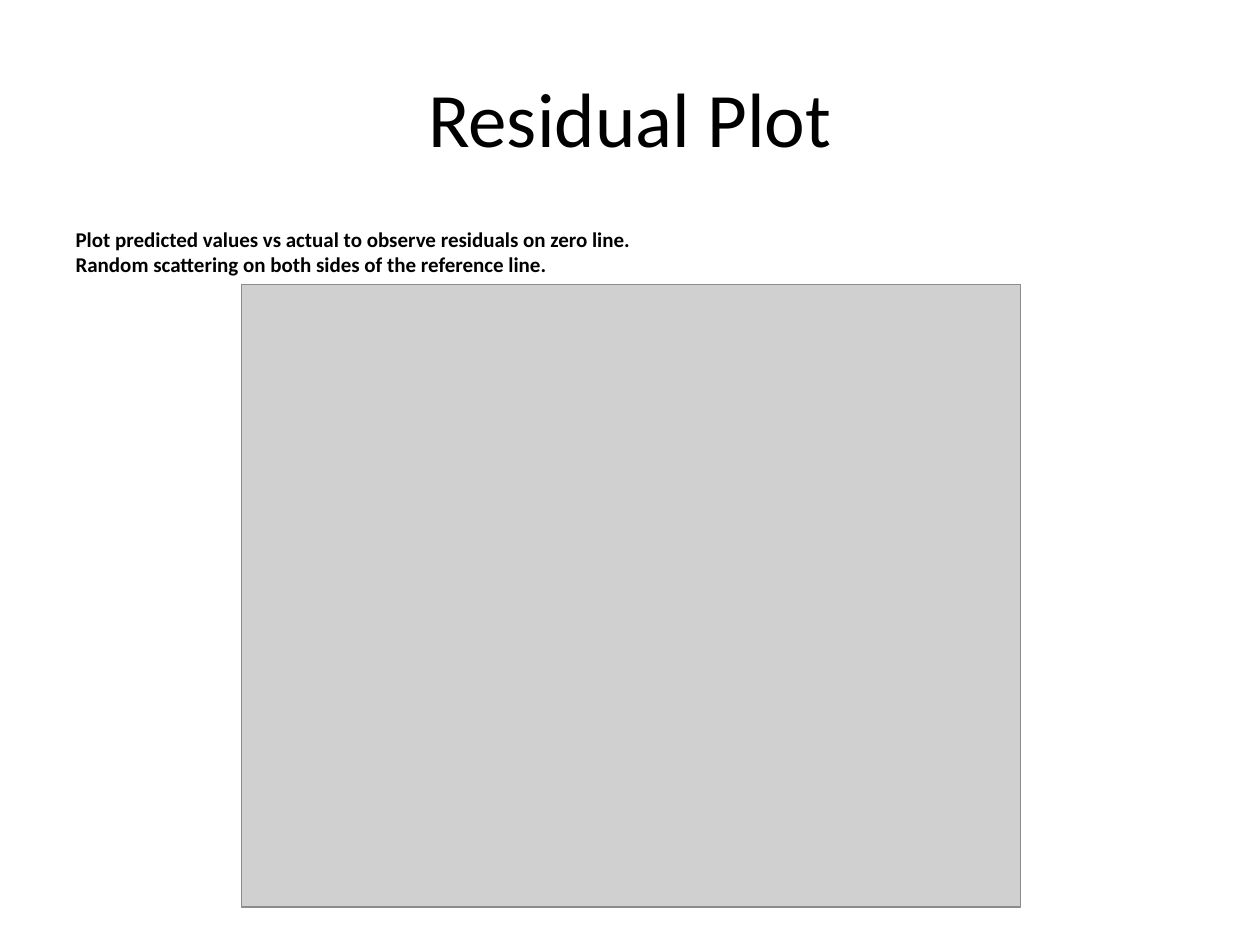
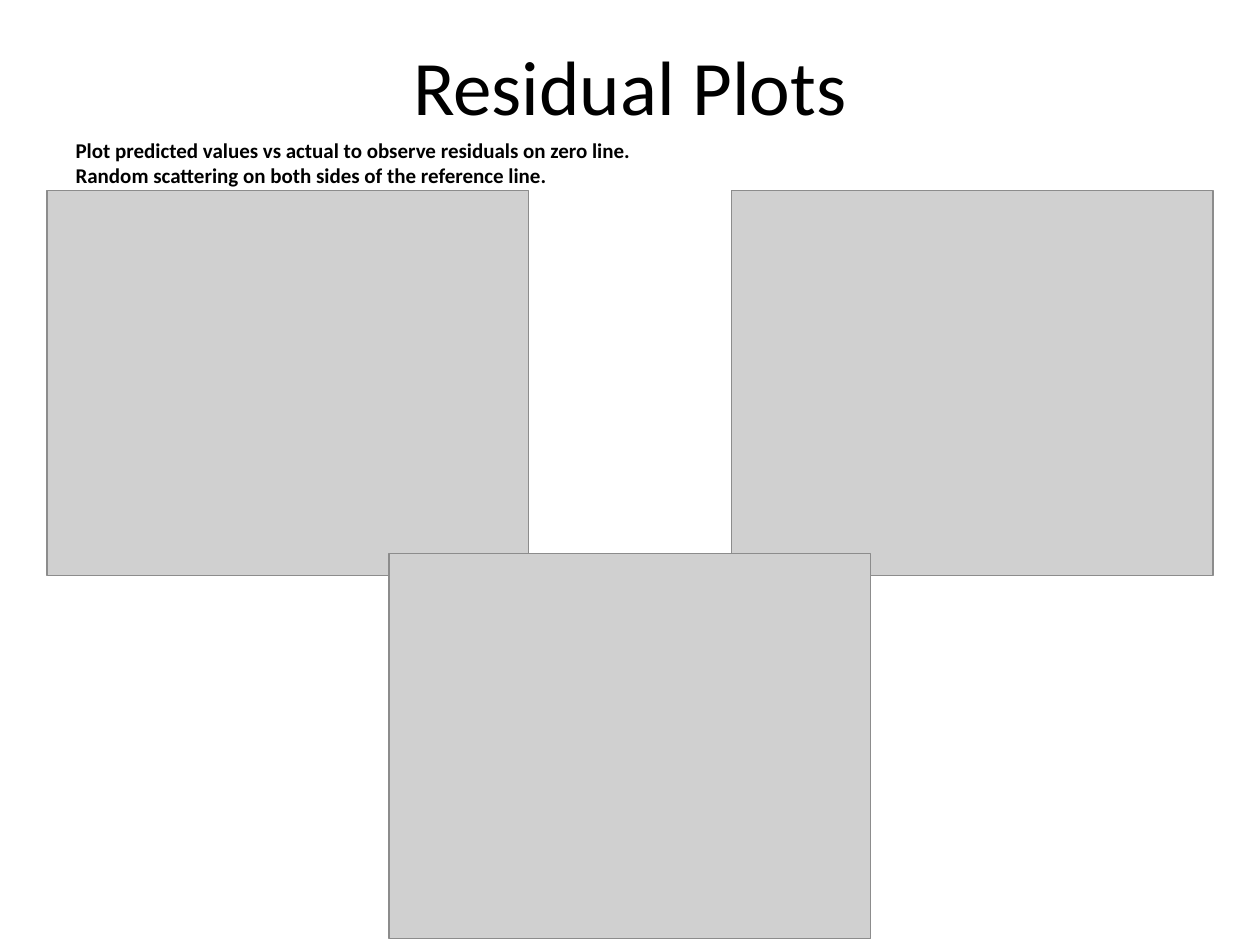
Before and after one commit to msherga/CaseStudy2DDS, a slide deck: slide 11 of Slides/casestudy2ppt.pptx. Drawn at 1260x945 pixels with LibreOffice and Linux fonts; fonts in the diff are those of the drawing; grey boxes stand for pictures. Boxes give left, top, right and bottom in pixels: in the first picture for what was removed or moved away, otherwise in the second. Text is boxed around its words. In the diff, an @@ line names an element or a change of style, - is before the commit and + after.

```diff
--- a/Slides/casestudy2ppt.pptx
+++ b/Slides/casestudy2ppt.pptx
@@ title at bbox=[413, 61, 847, 116]: text changed @@
-Residual Plot
+Residual Plots
@@ text "Plot predicted values vs actual ...": place and size @@
-text "Plot predicted values vs actual ..." at bbox=[76, 232, 630, 276]
+text "Plot predicted values vs actual ..." at bbox=[76, 143, 630, 187]
@@ picture: place and size @@
-picture at bbox=[242, 285, 1021, 907]
+picture at bbox=[47, 190, 528, 576]
@@ picture added at bbox=[731, 190, 1212, 576] @@
@@ picture added at bbox=[389, 553, 871, 939] @@
```
Also in this commit, not shown: 6 other slides changed, 2 other files.
